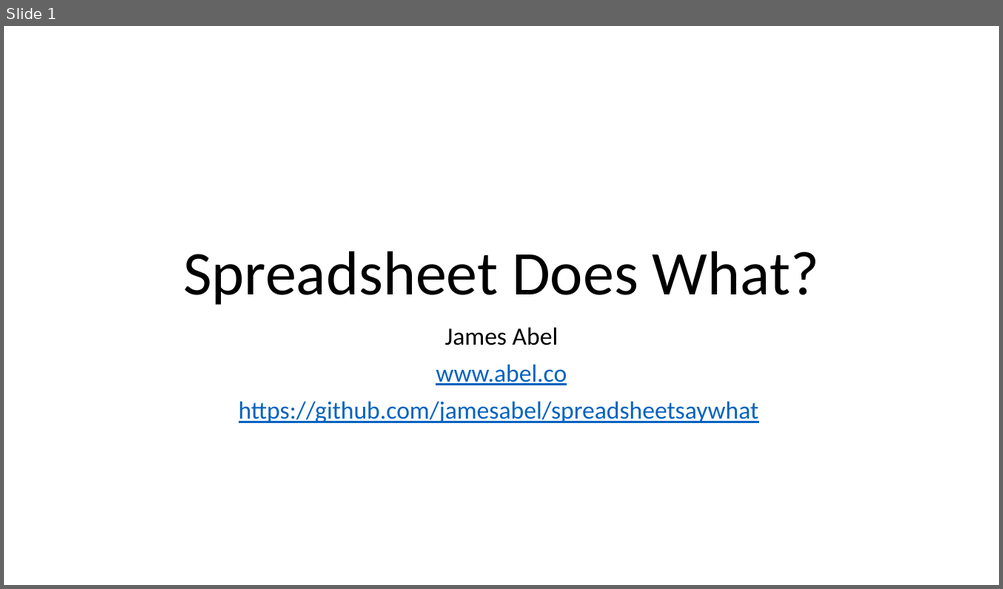
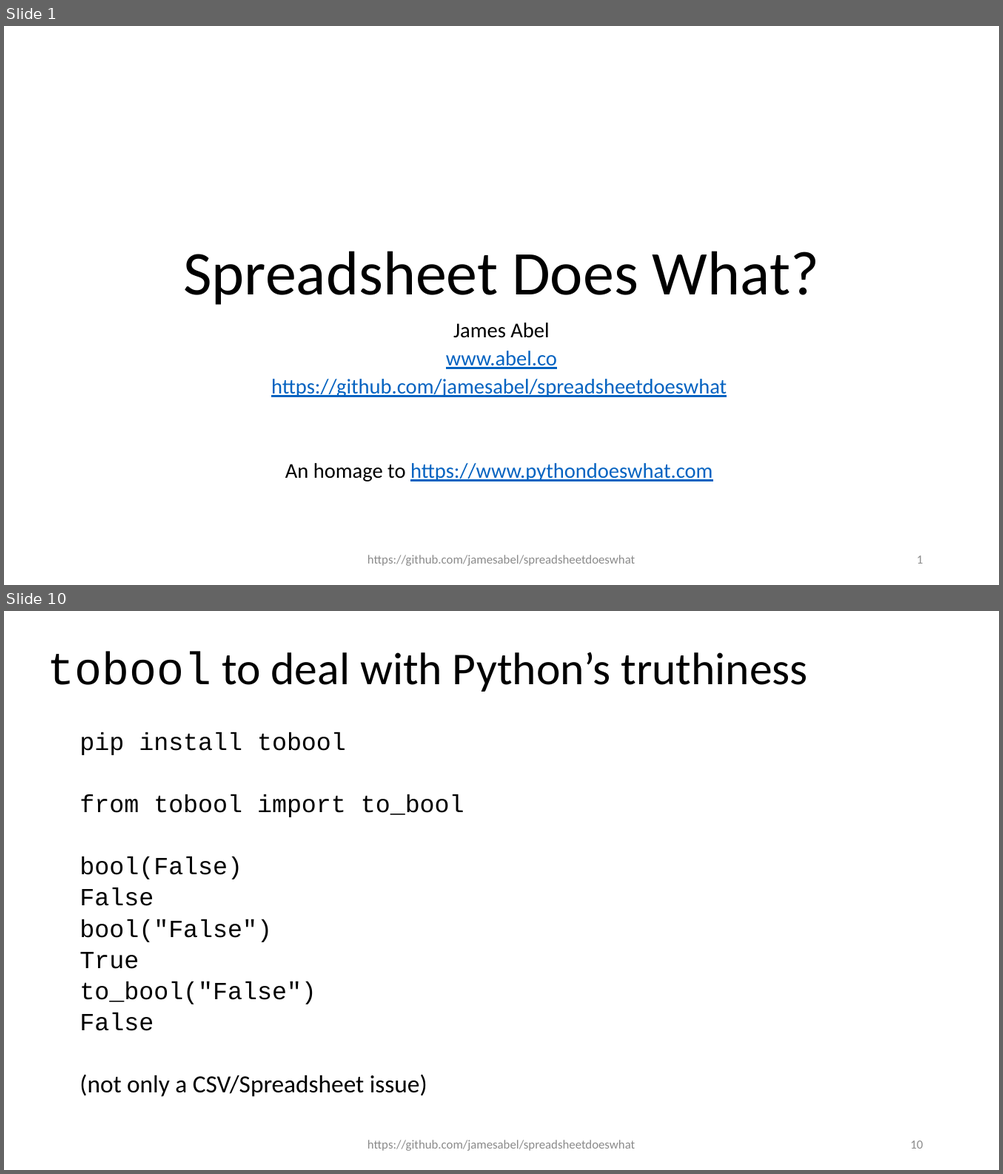
Before and after one commit to jamesabel/spreadsheetdoeswhat, a slide deck: SF Python SpreadsheetDoesWhat.pptx. Shown one above the other, each under a label of ours: slide 1 before the commit, slides 1 and 10 after it; the slides between them are not shown. The pictures are 1003x589 and 1003x1174 pixels, drawn with LibreOffice and Linux fonts; fonts in the diff are those of the drawing. Boxes give left, top, right and bottom in pixels: in the first picture for what was removed or moved away, otherwise in the second. Text is boxed around its words. In the diff, an @@ line names an element or a change of style, - is before the commit and + after.

```diff
--- a/SF Python SpreadsheetDoesWhat.pptx
+++ b/SF Python SpreadsheetDoesWhat.pptx
@@ slide 10 added at [4,611,999,1170], background #FFFFFF @@
@@ title added at [47,652,808,692], 44 pt, text #000000 @@
+tobool to deal with Python’s truthiness
@@ text added at [79,732,464,1097], 23.8 pt, text #000000 @@
+pip install tobool
+from tobool import to_bool
+bool(False)
+False
+bool("False")
+True
+to_bool("False")
+False
+(not only a CSV/Spreadsheet issue)
@@ text added at [367,1140,634,1151], 12 pt, text #8C8C8C @@
+https://github.com/jamesabel/spreadsheetdoeswhat
@@ page number added at [910,1141,922,1149], 12 pt, text #8C8C8C @@
+10
@@ slide 1 changed as well @@
@@ subtitle at [446,323,557,369]: size 24 to 20.4 pt in "James Abel", "www.abel.co"; line spacing 0.9 to 0.7 @@
@@ subtitle at [271,379,726,482]: text changed; size 24 to 20.4 pt @@
-https://github.com/jamesabel/spreadsheetsaywhat
+https://github.com/jamesabel/spreadsheetdoeswhat
+An homage to https://www.pythondoeswhat.com
@@ text added at [367,555,634,566], 12 pt, text #8C8C8C @@
+https://github.com/jamesabel/spreadsheetdoeswhat
@@ page number added at [916,556,922,564], 12 pt, text #8C8C8C @@
+1
```
Also in this commit, not shown: 10 other slides added, 5 other files.
